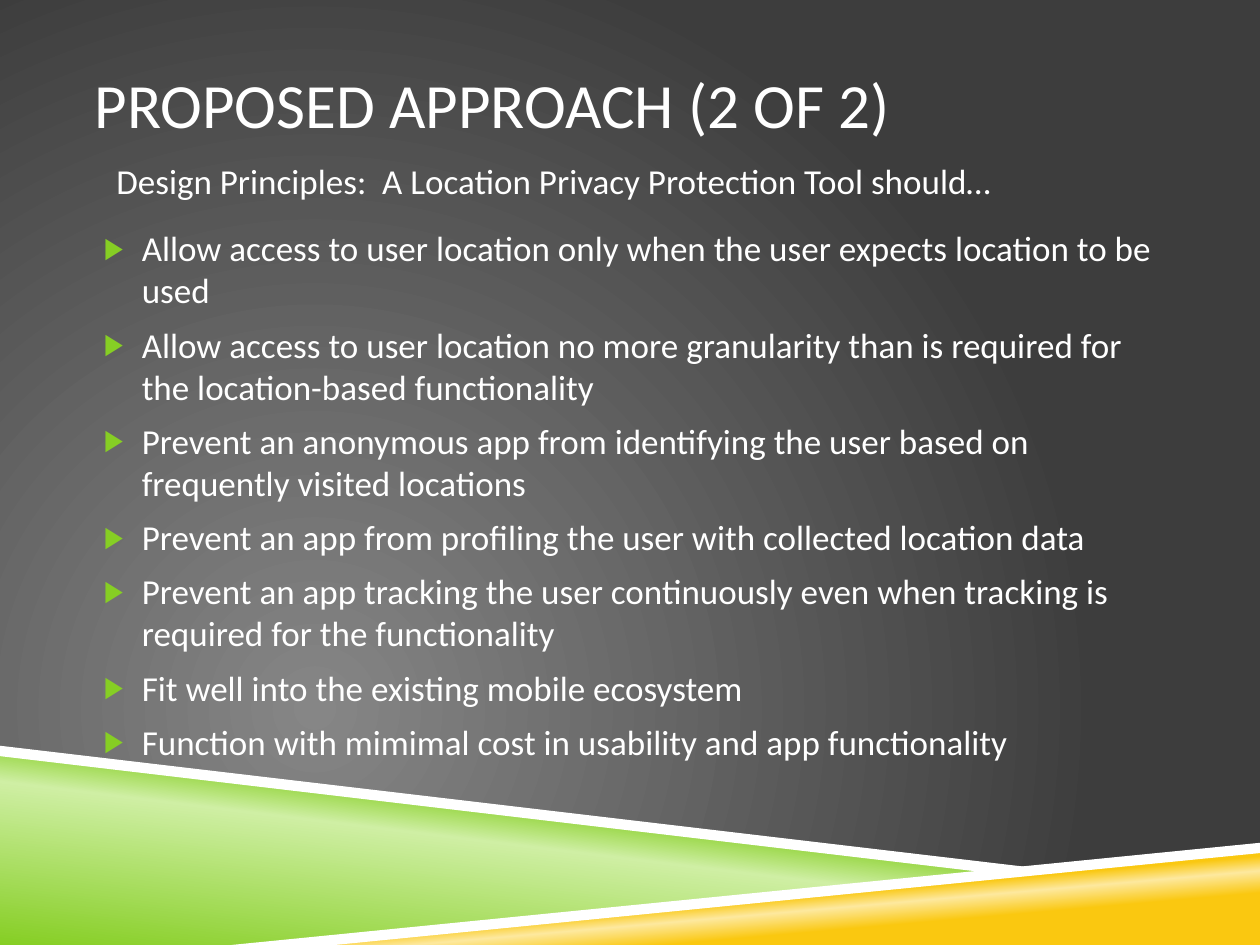
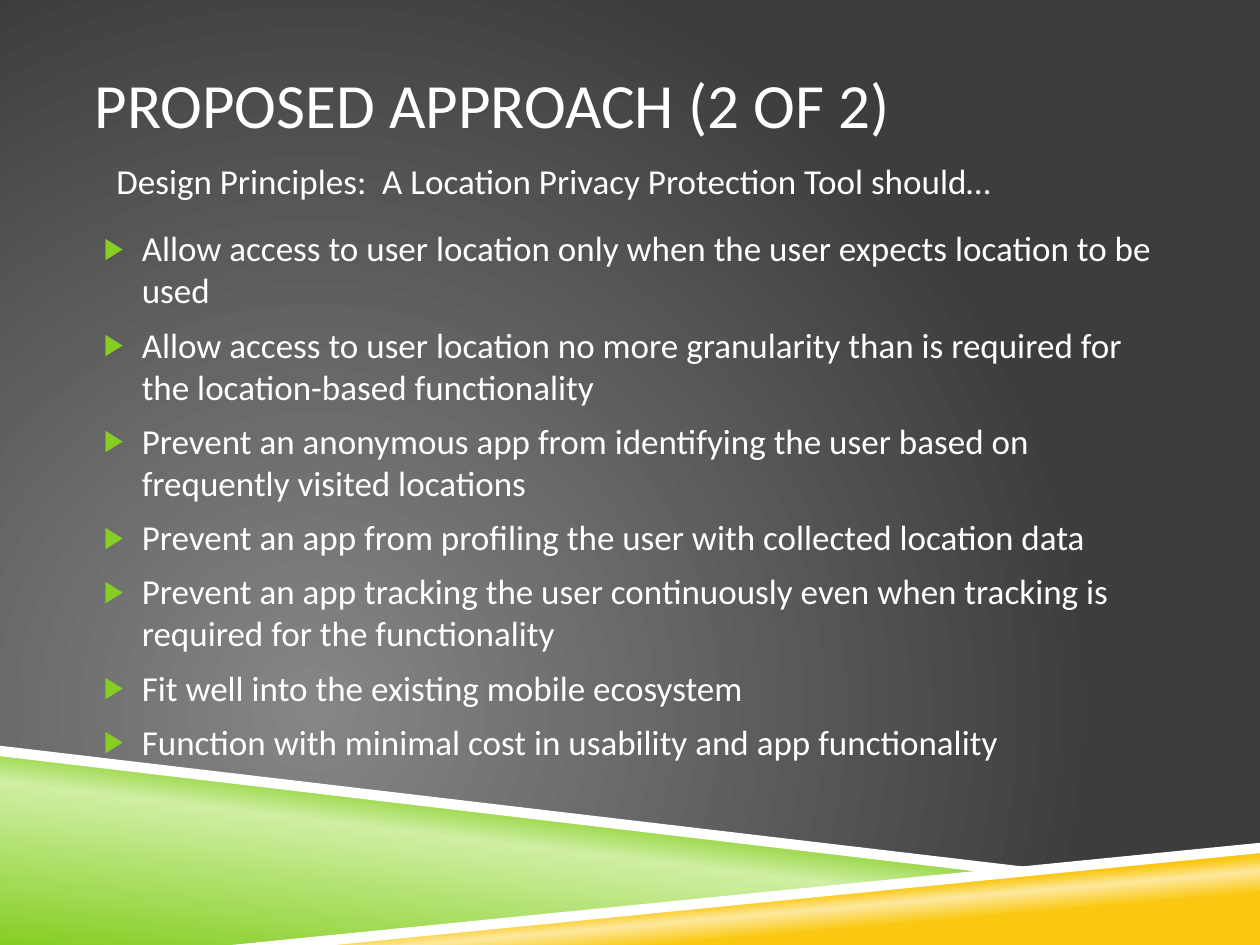
Before and after one commit to vfasburg/cse_825, a slide deck: slide 5 of PaperPresentation/Paper_Presentation_Fasburg_Reiff_Thomas.pptx. Drawn at 1260x945 pixels with LibreOffice and Linux fonts; fonts in the diff are those of the drawing; background and template pictures are left out. Boxes give left, top, right and bottom in pixels: in the first picture for what was removed or moved away, otherwise in the second. Text is boxed around its words. In the diff, an @@ line names an element or a change of style, - is before the commit and + after.

```diff
--- a/PaperPresentation/Paper_Presentation_Fasburg_Reiff_Thomas.pptx
+++ b/PaperPresentation/Paper_Presentation_Fasburg_Reiff_Thomas.pptx
@@ text at <box>142,730,997,764</box>: text changed @@
-▶ Function with mimimal cost in usability and app functionality
+▶ Function with minimal cost in usability and app functionality
```
Also in this commit, not shown: 1 other slide changed.
